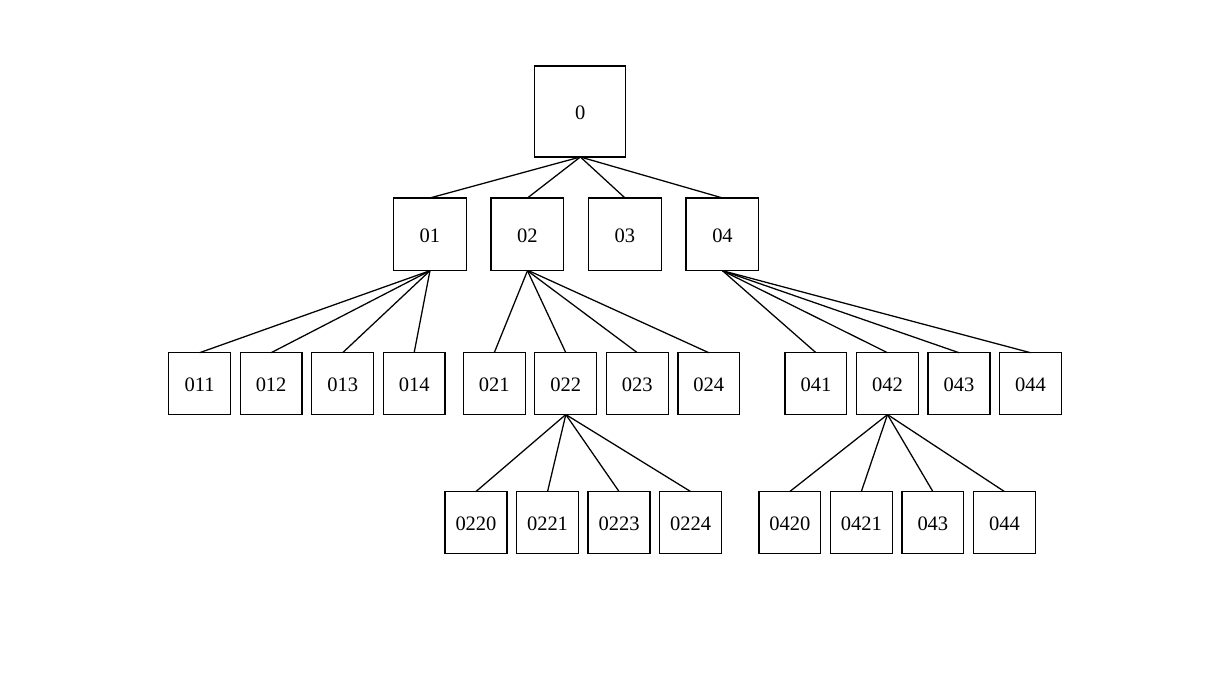
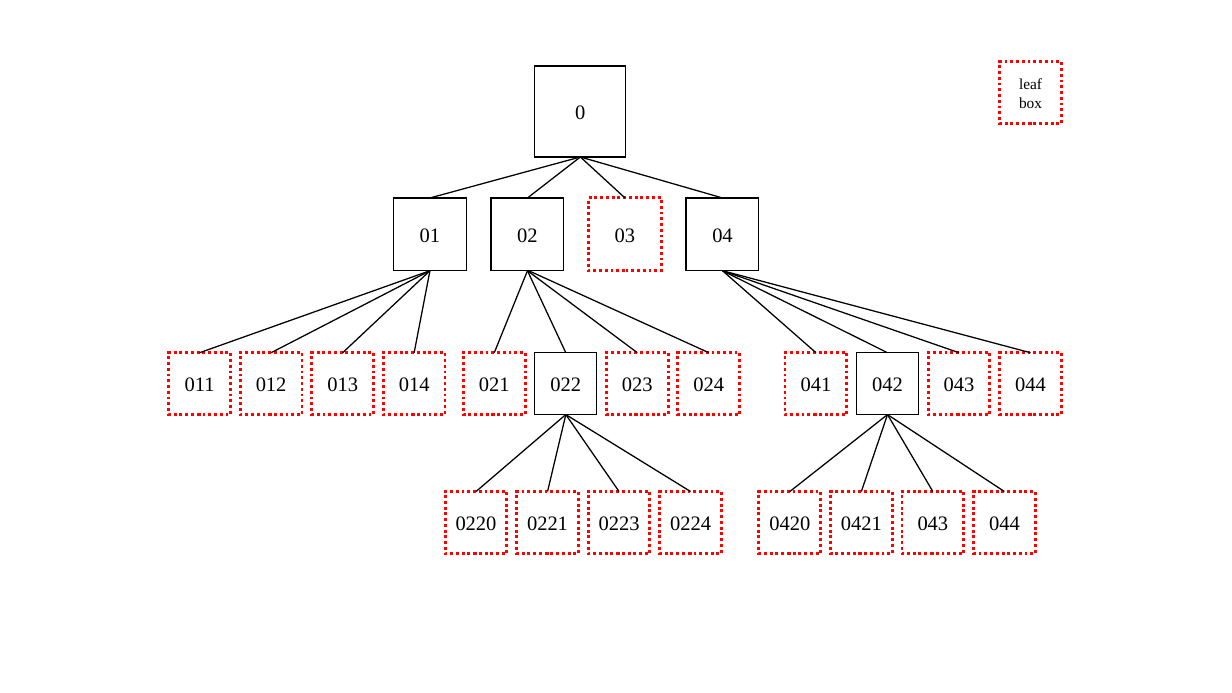
Before and after one commit to zkeitht/N-Body-Barnes-Hut-FMM, a slide deck: slide 16 of Misc/Nbody drawings.pptx. Drawn at 1232x693 pixels with LibreOffice and Linux fonts; fonts in the diff are those of the drawing. Boxes give left, top, right and bottom in pixels: in the first picture for what was removed or moved away, otherwise in the second. Text is boxed around its words. In the diff, an @@ line names an element or a change of style, - is before the commit and + after.

```diff
--- a/Misc/Nbody drawings.pptx
+++ b/Misc/Nbody drawings.pptx
@@ rectangle added at [1000,62,1062,124], fill #FFFFFF, outline #FF0000 2.25 pt dashed, 12 pt, text #000000 @@
+leaf box
@@ outline #000000 1 pt to #FF0000 2.25 pt dashed in 19 elements at [589,198,662,271], [169,353,231,415], [240,353,302,415], [311,353,373,415], [384,353,445,415], [463,353,525,415], [606,353,668,415], [678,353,740,415], [786,353,848,415], [928,353,990,415], [1000,353,1062,415], [445,492,507,554], [517,492,579,554], [589,492,651,554], [660,492,722,554], [759,492,821,554], [831,492,893,554], [902,492,964,554], [974,492,1036,554] @@
```
Also in this commit, not shown: 1 slide added, 3 other files.
